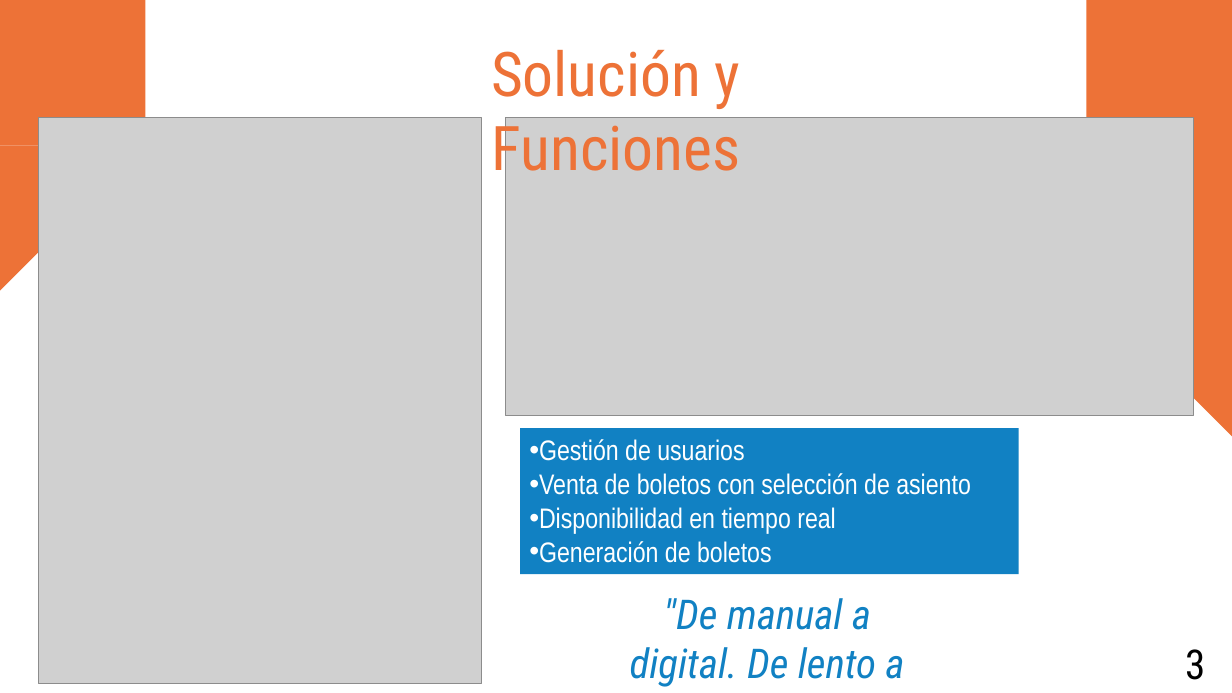
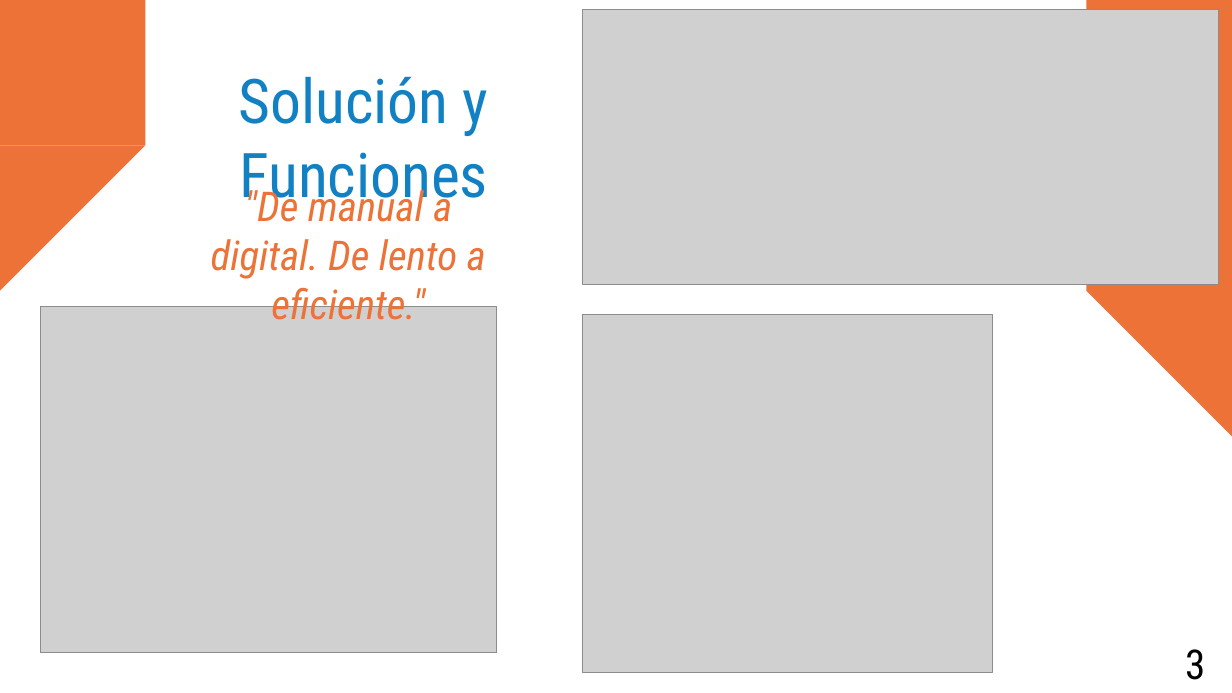
Before and after one commit to misaelcuentuauwu-source/RBE, a slide deck: slide 3 of documentacion/RBE.pptx. Drawn at 1232x693 pixels with LibreOffice and Linux fonts; fonts in the diff are those of the drawing; grey boxes stand for pictures. Boxes give left, top, right and bottom in pixels: in the first picture for what was removed or moved away, otherwise in the second. Text is boxed around its words. In the diff, an @@ line names an element or a change of style, - is before the commit and + after.

```diff
--- a/documentacion/RBE.pptx
+++ b/documentacion/RBE.pptx
@@ picture resized from (x1=506, y1=117, x2=1194, y2=415) to (x1=582, y1=9, x2=1219, y2=285) @@
@@ text "Solución y Funciones" moved from (x1=491, y1=50, x2=741, y2=185) to (x1=239, y1=76, x2=489, y2=212) @@
@@ text "Solución y Funciones" at (x1=239, y1=76, x2=489, y2=212): text colour #ED7237 to #1181C3 @@
@@ text ""De manual a digital. De ..." moved from (x1=630, y1=598, x2=904, y2=687) to (x1=211, y1=183, x2=486, y2=320) @@
@@ text ""De manual a digital. De ..." at (x1=211, y1=183, x2=486, y2=320): text colour #1181C3 to #ED7237 @@
@@ picture resized from (x1=39, y1=117, x2=482, y2=684) to (x1=40, y1=307, x2=497, y2=653) @@
@@ picture added at (x1=582, y1=314, x2=993, y2=672) @@
@@ rectangle removed at (x1=520, y1=428, x2=1019, y2=574) @@
-• Gestión de usuarios
-• Venta de boletos con selección de asiento
-• Disponibilidad en tiempo real
-• Generación de boletos
```
Also in this commit, not shown: 2 other slides changed, 2 slides added, 1 slide removed.
